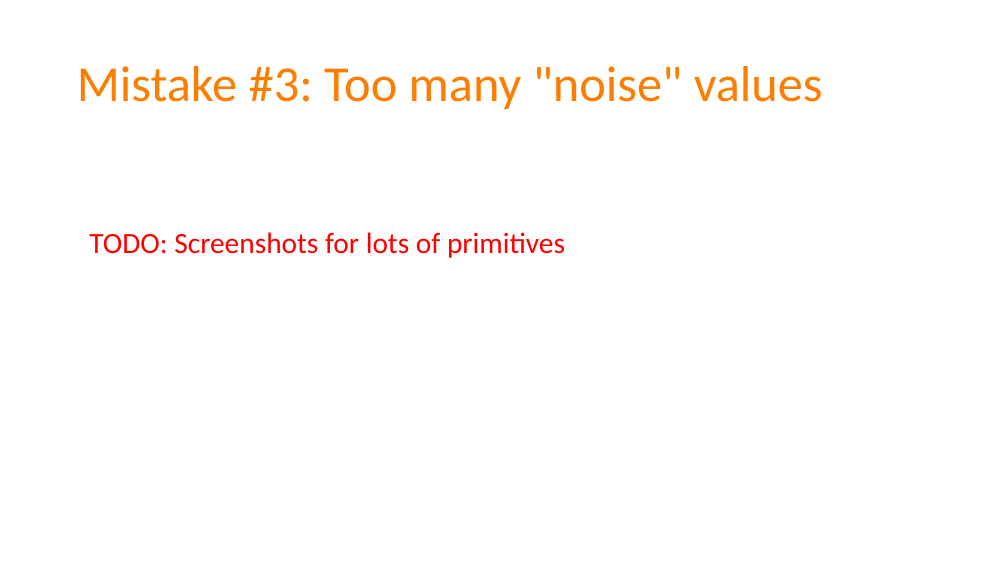
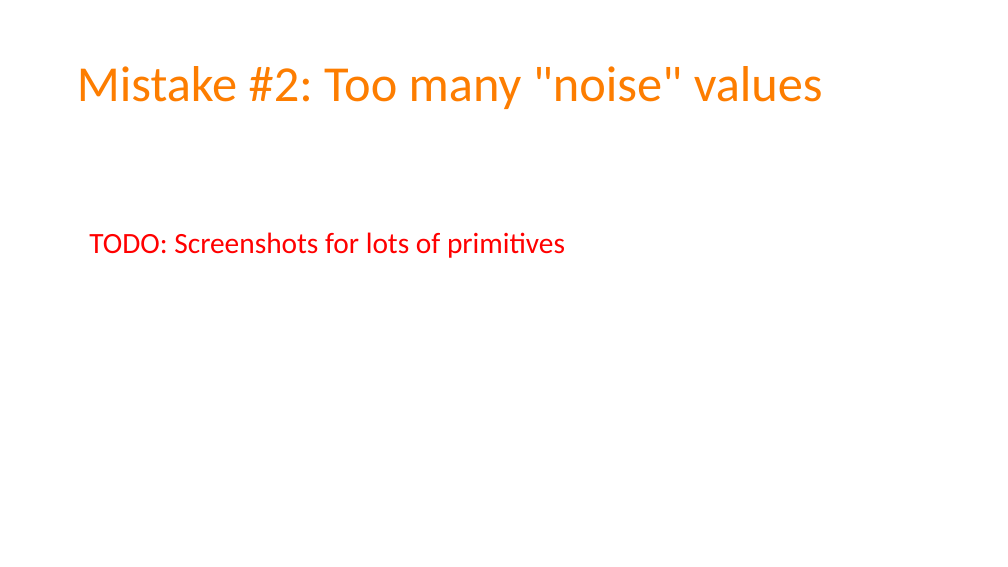
Before and after one commit to spetryjohnson/Talk-Patterns_of_Effective_Test_Setup, a slide deck: slide 34 of POETS - CodeMash 2017.pptx (slide 36 before the commit). Drawn at 1008x567 pixels with LibreOffice and Linux fonts; fonts in the diff are those of the drawing. Boxes give left, top, right and bottom in pixels: in the first picture for what was removed or moved away, otherwise in the second. Text is boxed around its words. In the diff, an @@ line names an element or a change of style, - is before the commit and + after.

```diff
--- a/POETS - CodeMash 2017.pptx
+++ b/POETS - CodeMash 2017.pptx
@@ title at box(77, 66, 823, 109): text changed @@
-Mistake #3: Too many "noise" values
+Mistake #2: Too many "noise" values
```
Also in this commit, not shown: 15 other slides changed, 2 slides added, 2 slides removed, 1 other file.
